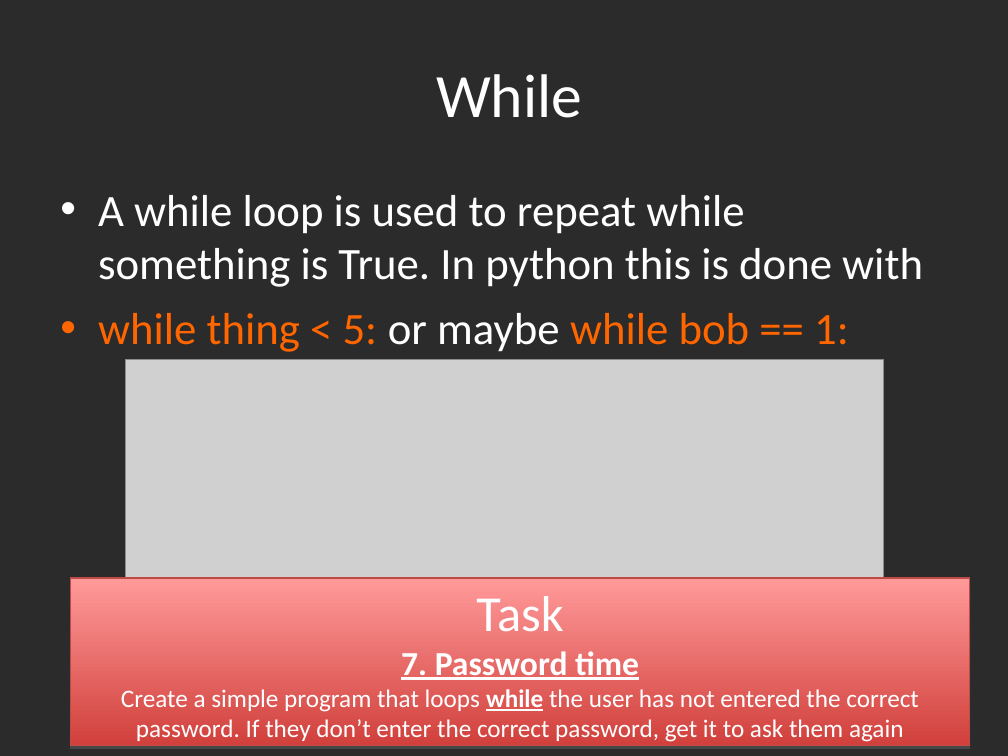
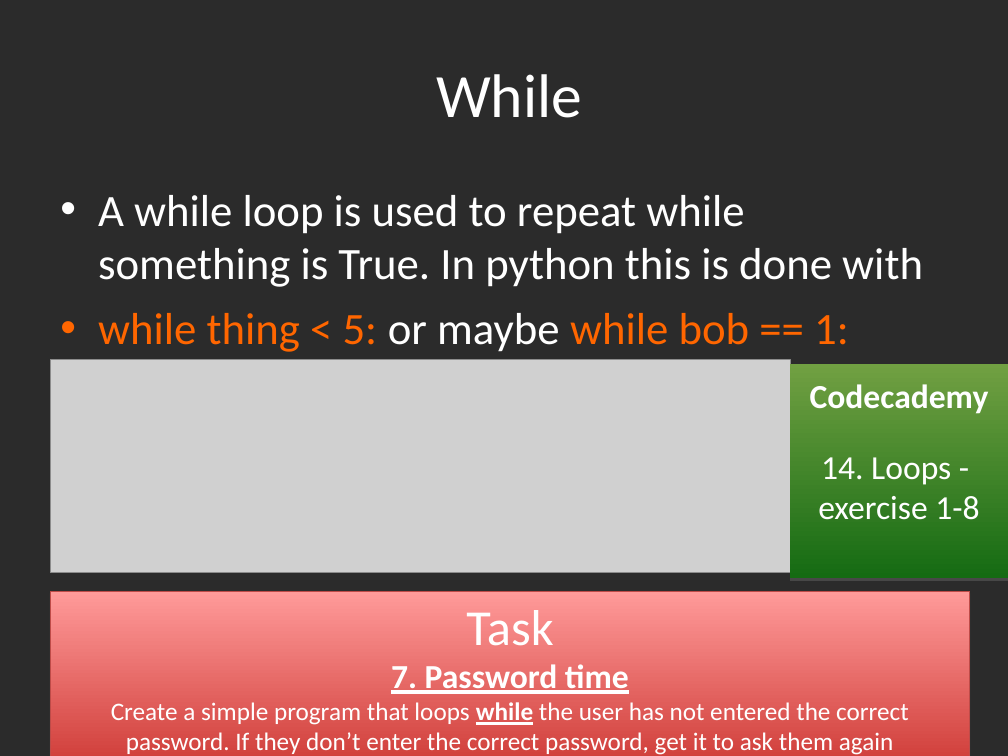
Before and after one commit to gbaman/RaspberryPi-Teaching-Materials, a slide deck: slide 30 of Powerpoints/Python 3.3.ppt (slide 27 before the commit). Drawn at 1008x756 pixels with LibreOffice and Linux fonts; fonts in the diff are those of the drawing; grey boxes stand for pictures; background and template pictures are left out; a plain dark background stands for a picture behind light text. Boxes give left, top, right and bottom in pixels: in the first picture for what was removed or moved away, otherwise in the second. Text is boxed around its words. In the diff, an @@ line names an element or a change of style, - is before the commit and + after.

Commit message:
Now includes codecademy links

```diff
--- a/Powerpoints/Python 3.3.ppt
+++ b/Powerpoints/Python 3.3.ppt
@@ picture: place and size @@
-picture at (126,360,884,578)
+picture at (50,360,790,573)
@@ rectangle added at (790,364,1008,579), fill gradient #71A042 to #156B13, 24 pt, text #FFFFFF @@
+Codecademy
+14. Loops - exercise 1-8
@@ rectangle "Task": place and size @@
-rectangle "Task" at (71,578,970,745)
+rectangle "Task" at (50,592,970,756)
```
Also in this commit, not shown: 16 other slides changed, 4 slides added, 1 slide removed.
